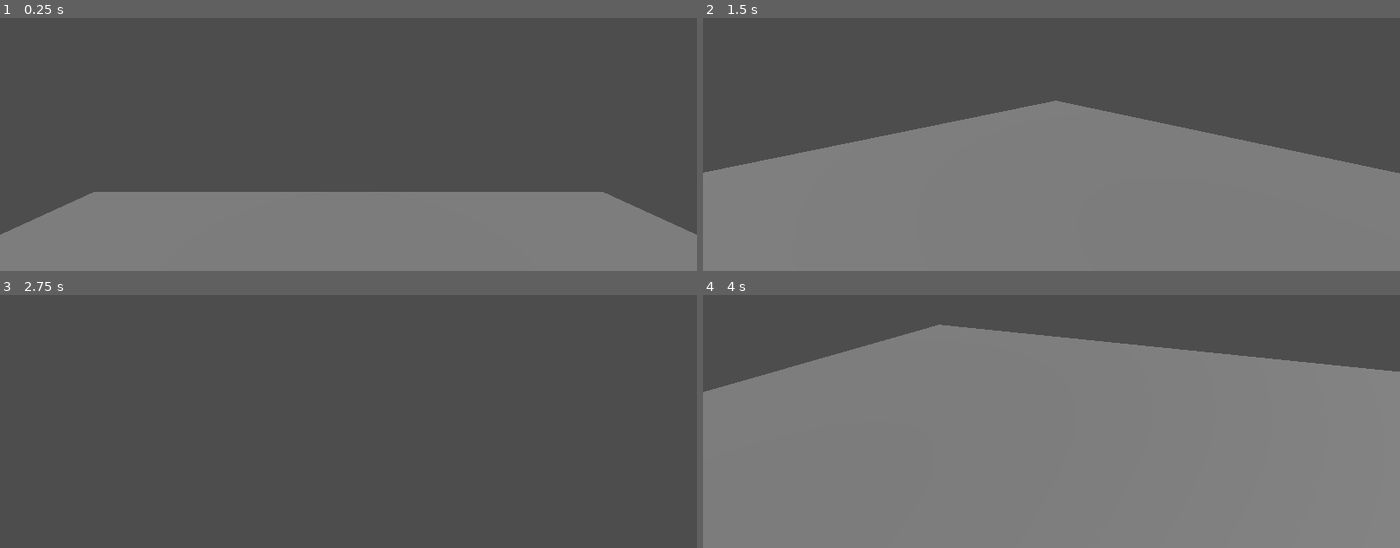
Above: before the commit, frames 1-4 (two rows, left to right).
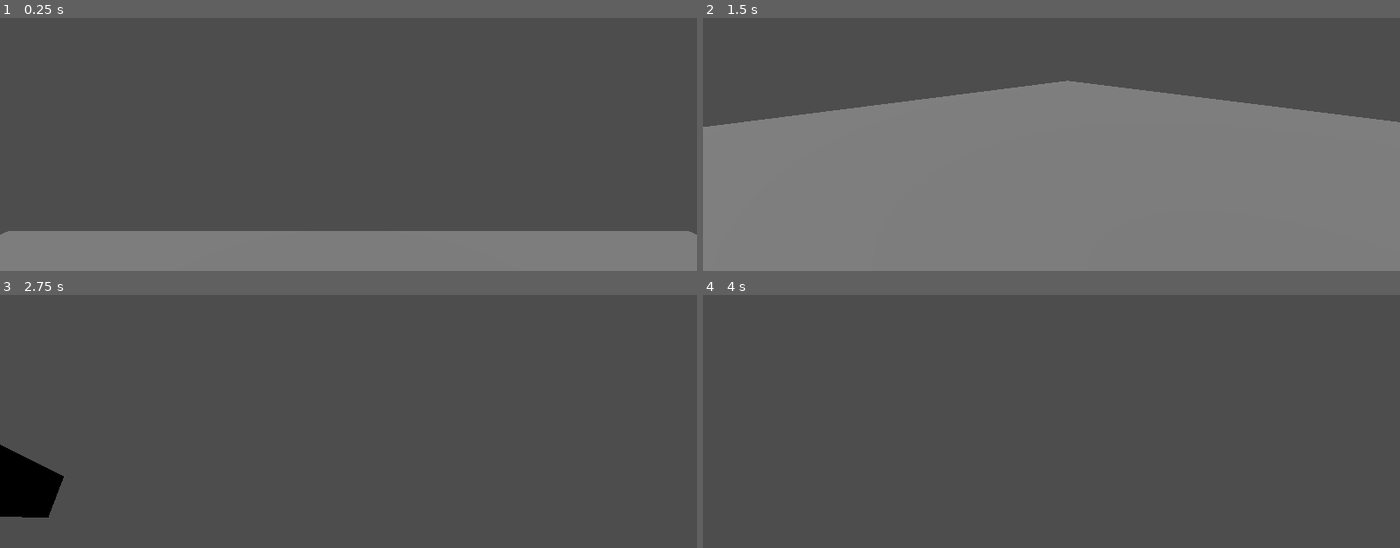
Above: after the commit, the same moments.

Repository: nonya123456/spectre
Game: Godot game, scene res://game/main.tscn
The game is run twice, just before and just after one commit, with the same random seed, the same clock (stepped at 60 frames per second) and the same inputs.
Inputs (mouse positions are in pixels of both pictures, inside the frame that each line leads up to):
- Up to frame 1 (0.25 s): no input
- Up to frame 2 (1.5 s): move the mouse to (1204, 55) at 0.52 s; hold D (move_right, bound only after the commit) 0.53-1.28 s; move the mouse to (912, 96) at 1.27 s; hold S (move_back, bound only after the commit) from 1.28 s (still down)
- Up to frame 3 (2.75 s): move the mouse to (outside the picture) at 2.02 s; release S (move_back, bound only after the commit) at 2.03 s; hold D (move_right, bound only after the commit) from 2.03 s (still down)
- Up to frame 4 (4 s): move the mouse to (1016, 431) at 2.77 s; release D (move_right, bound only after the commit) at 2.78 s; hold W (move_forward, bound only after the commit) 2.78-3.53 s; tap Enter at 3.5 s; move the mouse to (1260, 411) at 3.52 s; hold A (move_left, bound only after the commit) from 3.53 s (still down)

The runs differ from the first frame. In frame 1, 13% of the frame differs, in the area x 1-99%, y 68-85%; in frame 2, 13%; in frame 3, 1.9%; in frame 4, 78%, in the area x 0-100%, y 11-100%.

Commit message:
feat: add player movement

Diff:
--- a/game/player.gd
+++ b/game/player.gd
@@ -2,6 +2,7 @@
 
 @onready var camera: Camera3D = $Camera3D
 
+@export var move_speed: float = 5.0
 @export var sensitivity: float = 0.2
 var look_input: Vector2 = Vector2.ZERO
 var pitch: float = 0.0
@@ -13,6 +14,27 @@
 
 
 func _physics_process(delta: float) -> void:
+    var input_dir: Vector3 = Vector3.ZERO
+
+    if Input.is_action_pressed("move_forward"):
+        input_dir.z -= 1
+
+    if Input.is_action_pressed("move_back"):
+        input_dir.z += 1
+
+    if Input.is_action_pressed("move_left"):
+        input_dir.x -= 1
+
+    if Input.is_action_pressed("move_right"):
+        input_dir.x += 1
+
+    input_dir = input_dir.normalized()
+
+    var move_dir: Vector3 = global_basis.z * input_dir.z + global_basis.x * input_dir.x
+    move_dir = move_dir.normalized() * move_speed
+
+    velocity.x = move_dir.x
+    velocity.z = move_dir.z
     velocity += Vector3.DOWN * 9.8 * delta
 
     move_and_slide()
--- a/game/player.tscn
+++ b/game/player.tscn
@@ -19,3 +19,4 @@
 [node name="Camera3D" type="Camera3D" parent="."]
 transform = Transform3D(1, 0, 0, 0, 1, 0, 0, 0, 1, 0, 0.5, 0)
 cull_mask = 1048573
+fov = 60.0
--- a/project.godot
+++ b/project.godot
@@ -14,3 +14,26 @@
 run/main_scene="uid://bmxxso671upoa"
 config/features=PackedStringArray("4.4", "Forward Plus")
 config/icon="res://icon.svg"
+
+[input]
+
+move_forward={
+"deadzone": 0.2,
+"events": [Object(InputEventKey,"resource_local_to_scene":false,"resource_name":"","device":-1,"window_id":0,"alt_pressed":false,"shift_pressed":false,"ctrl_pressed":false,"meta_pressed":false,"pressed":false,"keycode":0,"physical_keycode":87,"key_label":0,"unicode":119,"location":0,"echo":false,"script":null)
+]
+}
+move_back={
+"deadzone": 0.2,
+"events": [Object(InputEventKey,"resource_local_to_scene":false,"resource_name":"","device":-1,"window_id":0,"alt_pressed":false,"shift_pressed":false,"ctrl_pressed":false,"meta_pressed":false,"pressed":false,"keycode":0,"physical_keycode":83,"key_label":0,"unicode":115,"location":0,"echo":false,"script":null)
+]
+}
+move_left={
+"deadzone": 0.2,
+"events": [Object(InputEventKey,"resource_local_to_scene":false,"resource_name":"","device":-1,"window_id":0,"alt_pressed":false,"shift_pressed":false,"ctrl_pressed":false,"meta_pressed":false,"pressed":false,"keycode":0,"physical_keycode":65,"key_label":0,"unicode":97,"location":0,"echo":false,"script":null)
+]
+}
+move_right={
+"deadzone": 0.2,
+"events": [Object(InputEventKey,"resource_local_to_scene":false,"resource_name":"","device":-1,"window_id":0,"alt_pressed":false,"shift_pressed":false,"ctrl_pressed":false,"meta_pressed":false,"pressed":false,"keycode":0,"physical_keycode":68,"key_label":0,"unicode":100,"location":0,"echo":false,"script":null)
+]
+}
